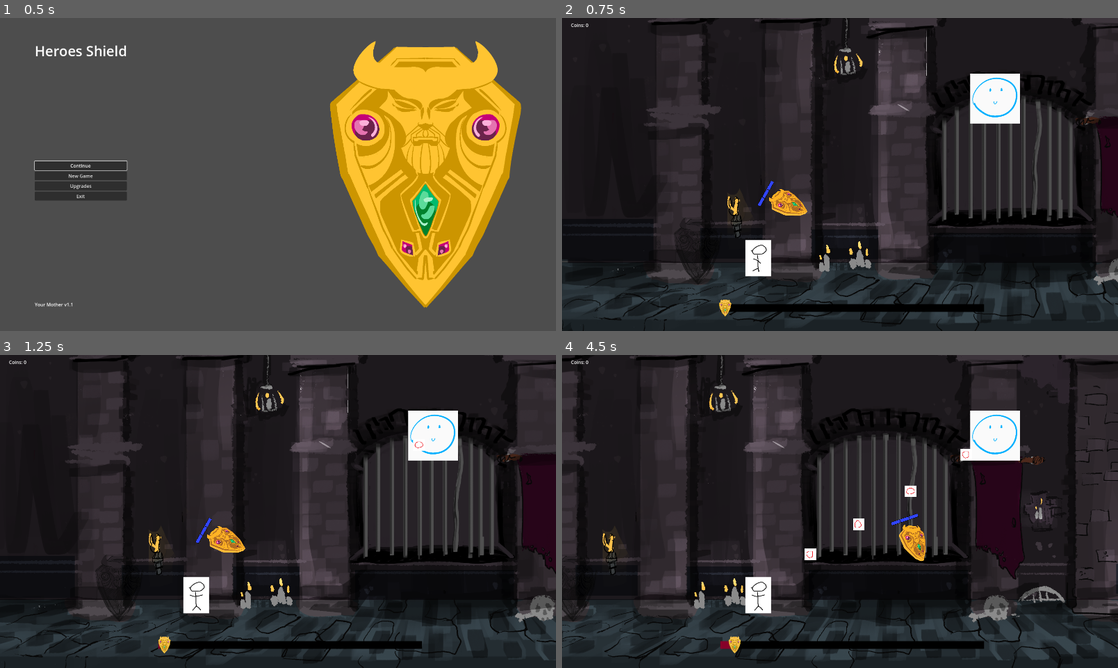
Above: before the commit, frames 1-4 (two rows, left to right).
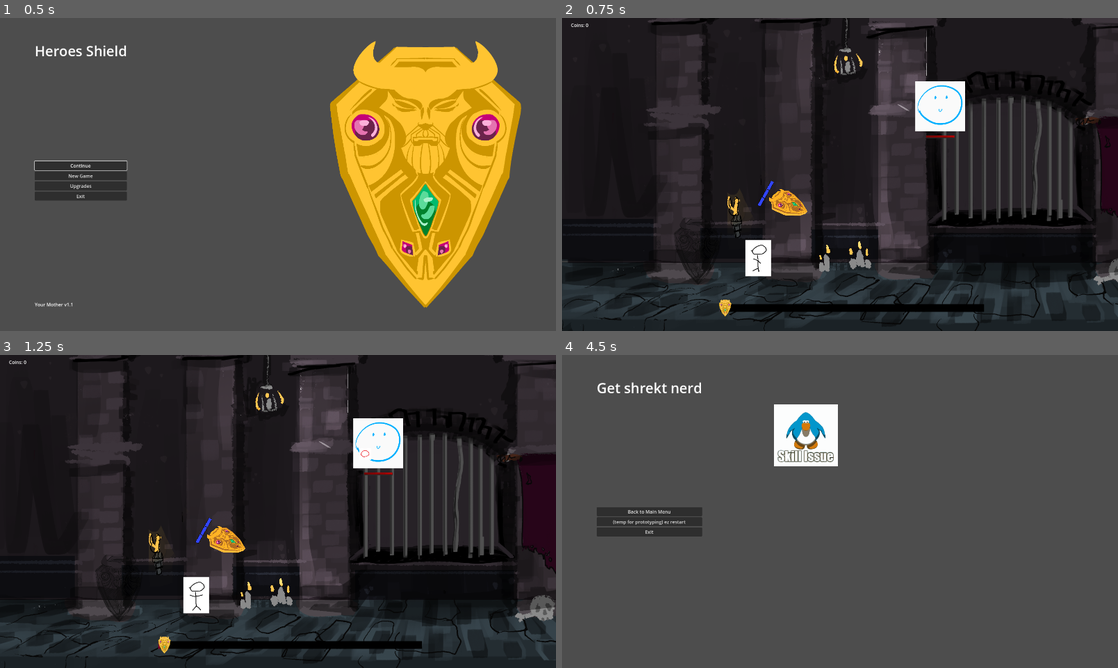
Above: after the commit, the same moments.

Repository: Cookie-Tin-Studios/Heroes-Shield
Game: Godot game, scene res://scenes/menu/main_menu.tscn
The game is run twice, just before and just after one commit, with the same random seed, the same clock (stepped at 60 frames per second) and the same inputs.
Inputs (mouse positions are in pixels of both pictures, inside the frame that each line leads up to):
- Up to frame 1 (0.5 s): no input
- Up to frame 2 (0.75 s): click "New Game" at 0.5 s
- Up to frame 3 (1.25 s): no input
- Up to frame 4 (4.5 s): move the mouse to (962, 495) at 1.27 s; hold Right (ui_right) 1.28-2.03 s; click (962, 495) at 1.35 s; move the mouse to (728, 527) at 2.02 s; hold Down (ui_down) 2.03-2.78 s; click (728, 527) at 2.1 s; move the mouse to (895, 442) at 2.77 s; hold Right (ui_right) 2.78-3.53 s; click (895, 442) at 2.85 s; move the mouse to (812, 574) at 3.52 s; hold Up (ui_up) 3.53-4.28 s; click (812, 574) at 3.6 s; move the mouse to (1006, 558) at 4.27 s; hold Left (ui_left) from 4.28 s (still down); click (1006, 558) at 4.35 s

Frame 1 is identical in both runs. In frame 2, 2.9% of the frame differs, in the area x 63-83%, y 17-39%; in frame 3, 2.9%; in frame 4, 92%, in the area x 0-100%, y 0-100%.

Commit message:
functional boss with no extra cool shit

Diff:
--- a/scenes/bosses/boss1.tscn
+++ /dev/null
@@ -1,59 +0,0 @@
-[gd_scene load_steps=8 format=3 uid="uid://bmkbnafm66qtv"]
-
-[ext_resource type="Script" path="res://scripts/boss_1.gd" id="1_ddgja"]
-[ext_resource type="Texture2D" uid="uid://bi23rih1cl5km" path="res://assets/sprites/barrel_boss/idle.png" id="1_hlkjf"]
-[ext_resource type="Texture2D" uid="uid://blfbto0aj17fo" path="res://assets/sprites/barrel_boss/on-hit.png" id="2_a07v6"]
-[ext_resource type="PackedScene" uid="uid://dmxf6gcphgjg5" path="res://scenes/projectile.tscn" id="2_kd5xk"]
-[ext_resource type="Texture2D" uid="uid://dm4gm4ur7wntp" path="res://assets/sprites/barrel_boss/on-kill.png" id="3_6pa61"]
-
-[sub_resource type="SpriteFrames" id="SpriteFrames_gw8ak"]
-animations = [{
-"frames": [{
-"duration": 1.0,
-"texture": ExtResource("1_hlkjf")
-}],
-"loop": true,
-"name": &"idle",
-"speed": 1.0
-}, {
-"frames": [{
-"duration": 1.0,
-"texture": ExtResource("2_a07v6")
-}],
-"loop": true,
-"name": &"on-hit",
-"speed": 1.0
-}, {
-"frames": [{
-"duration": 1.0,
-"texture": ExtResource("3_6pa61")
-}],
-"loop": true,
-"name": &"on-kill",
-"speed": 1.0
-}]
-
-[sub_resource type="CircleShape2D" id="CircleShape2D_ieip7"]
-radius = 173.104
-
-[node name="Boss1" type="RigidBody2D" node_paths=PackedStringArray("target")]
-collision_layer = 4
-collision_mask = 4
-mass = 1000.0
-gravity_scale = 0.0
-lock_rotation = true
-freeze_mode = 1
-contact_monitor = true
-script = ExtResource("1_ddgja")
-projectile_scene = ExtResource("2_kd5xk")
-target = NodePath("")
-
-[node name="AnimatedSprite2D" type="AnimatedSprite2D" parent="."]
-sprite_frames = SubResource("SpriteFrames_gw8ak")
-animation = &"on-hit"
-autoplay = "idle"
-
-[node name="CollisionShape2D" type="CollisionShape2D" parent="."]
-light_mask = 4
-visibility_layer = 4
-shape = SubResource("CircleShape2D_ieip7")
--- /dev/null
+++ b/scenes/bosses/boss_1_part_2.tscn
@@ -0,0 +1,59 @@
+[gd_scene load_steps=9 format=3 uid="uid://3npy5eb5sst5"]
+
+[ext_resource type="PackedScene" uid="uid://ca3rytbyuxw8h" path="res://scenes/mob_base.tscn" id="1_dnpcy"]
+[ext_resource type="Script" path="res://scripts/boss_1.gd" id="2_twwc3"]
+[ext_resource type="PackedScene" uid="uid://dmxf6gcphgjg5" path="res://scenes/projectile.tscn" id="3_bces4"]
+[ext_resource type="Texture2D" uid="uid://bi23rih1cl5km" path="res://assets/sprites/barrel_boss/idle.png" id="4_mhkk6"]
+[ext_resource type="Texture2D" uid="uid://blfbto0aj17fo" path="res://assets/sprites/barrel_boss/on-hit.png" id="5_vglww"]
+[ext_resource type="Texture2D" uid="uid://dm4gm4ur7wntp" path="res://assets/sprites/barrel_boss/on-kill.png" id="6_jpuub"]
+
+[sub_resource type="SpriteFrames" id="SpriteFrames_xgraa"]
+animations = [{
+"frames": [{
+"duration": 1.0,
+"texture": ExtResource("4_mhkk6")
+}],
+"loop": true,
+"name": &"idle",
+"speed": 1.0
+}, {
+"frames": [{
+"duration": 1.0,
+"texture": ExtResource("5_vglww")
+}],
+"loop": true,
+"name": &"on-hit",
+"speed": 1.0
+}, {
+"frames": [{
+"duration": 1.0,
+"texture": ExtResource("6_jpuub")
+}],
+"loop": true,
+"name": &"on-kill",
+"speed": 1.0
+}]
+
+[sub_resource type="CircleShape2D" id="CircleShape2D_p4m7u"]
+radius = 173.104
+
+[node name="boss1-part2" instance=ExtResource("1_dnpcy")]
+collision_layer = 4
+collision_mask = 4
+mass = 1000.0
+lock_rotation = true
+freeze_mode = 1
+script = ExtResource("2_twwc3")
+health_bar_offset = Vector2(-100, 200)
+health_bar_follow_collision = true
+projectile_scene = ExtResource("3_bces4")
+
+[node name="AnimatedSprite2D" type="AnimatedSprite2D" parent="." index="0"]
+sprite_frames = SubResource("SpriteFrames_xgraa")
+animation = &"on-hit"
+autoplay = "idle"
+
+[node name="CollisionShape2D" type="CollisionShape2D" parent="." index="1"]
+light_mask = 4
+visibility_layer = 4
+shape = SubResource("CircleShape2D_p4m7u")
--- a/scenes/main.tscn
+++ b/scenes/main.tscn
@@ -6,7 +6,7 @@
 [ext_resource type="PackedScene" uid="uid://dtj2jcj8eeq22" path="res://scenes/HUD.tscn" id="5_scp5s"]
 [ext_resource type="PackedScene" uid="uid://ei3etn0w5se4" path="res://scenes/menu/pause_menu.tscn" id="5_yooe3"]
 [ext_resource type="PackedScene" uid="uid://xsfmwuuxbm3h" path="res://scenes/spawners/bat_spawner.tscn" id="6_xgrp2"]
-[ext_resource type="PackedScene" uid="uid://bmkbnafm66qtv" path="res://scenes/bosses/boss1.tscn" id="7_troaw"]
+[ext_resource type="PackedScene" uid="uid://3npy5eb5sst5" path="res://scenes/bosses/boss_1_part_2.tscn" id="7_cpj5h"]
 
 [sub_resource type="GDScript" id="GDScript_81rl6"]
 script/source = "extends Node2D
@@ -59,5 +59,6 @@
 offset_right = 40.0
 offset_bottom = 40.0
 
-[node name="Boss1" parent="." instance=ExtResource("7_troaw")]
-position = Vector2(2982, 569)
+[node name="boss1-part2" parent="." instance=ExtResource("7_cpj5h")]
+position = Vector2(2603, 621)
+health_bar_offset = Vector2(-100, 200)
--- a/scripts/boss_1.gd
+++ b/scripts/boss_1.gd
@@ -1,7 +1,7 @@
 extends "res://scripts/mobs/mob_base.gd"
 
 # Determines how far above (or below) the collision shape the health bar should appear.
-@export var health_bar_offset: Vector2 = Vector2(0, 200)
+@export var health_bar_offset: Vector2 = Vector2(-100, 200)
 @export var health_bar_follow_collision: bool = true
 
 # Variable for referencing idiot node
@@ -14,7 +14,9 @@
 @onready var global_tick = get_node("/root/Tick")
 
 func _ready() -> void:
+	# Use the parent script's ready function.
 	super._ready()
+	# Change mob-specific variables from mob_base.
 	health = 5
 	max_health = 5
 	coins_dropped = 1
@@ -45,10 +47,41 @@
 
 # Note that this overloads the parent die function. This is so that we can play the on-death animation for a second before dying.
 func die() -> void:
-	print("This is a die() function within the boss_1.gd script.")
+	print("This is the die() function within the boss_1.gd script.")
 	animated_sprite.play("on-kill")
 	await get_tree().create_timer(1.0).timeout
 	coin_explosion()
 
 	Globals.add_coins(coins_dropped) # Give the player however COINZ.
 	queue_free()  # Remove mob from the scene
+
+# Note that this overloads the parent die function. This is so that we can play the on-death animation for a second before dying.
+
+func shoot_projectile() -> void:
+	# If no target is explicitly assigned, attempt to find a node named "Idiot_hero" in the current scene.
+	if not target:
+		var idiot = get_tree().get_current_scene().get_node("Idiot_hero")
+		if idiot and idiot is CharacterBody2D:
+			target = idiot
+		else:
+			print("No valid 'Idiot_hero' node found in the scene.")
+
+	# Create a new instance of the projectile
+	var projectile = projectile_scene.instantiate()
+
+	# Keep track of the shooter (bat)
+	projectile.shooter = self
+
+	# Position the projectile where the bat currently is.
+	projectile.global_position = global_position
+
+	# Determine the direction from the bat to the target.
+	var direction = (target.global_position - global_position).normalized()
+
+	# If the projectile is a RigidBody2D, give it a velocity in the calculated direction.
+	if projectile is RigidBody2D:
+		projectile.linear_velocity = direction * shooting_speed + target.velocity
+
+	# Add the new projectile to the active scene so it appears in the game.
+	get_tree().get_current_scene().add_child(projectile)
+	print("Projectile shot at target!")
--- a/scripts/mobs/mob_base.gd
+++ b/scripts/mobs/mob_base.gd
@@ -33,6 +33,7 @@
 
 func update_health_bar() -> void:
 	if health_bar:
+		health_bar.max_value = max_health
 		health_bar.value = health
 	else:
 		print("Health bar not found!")
